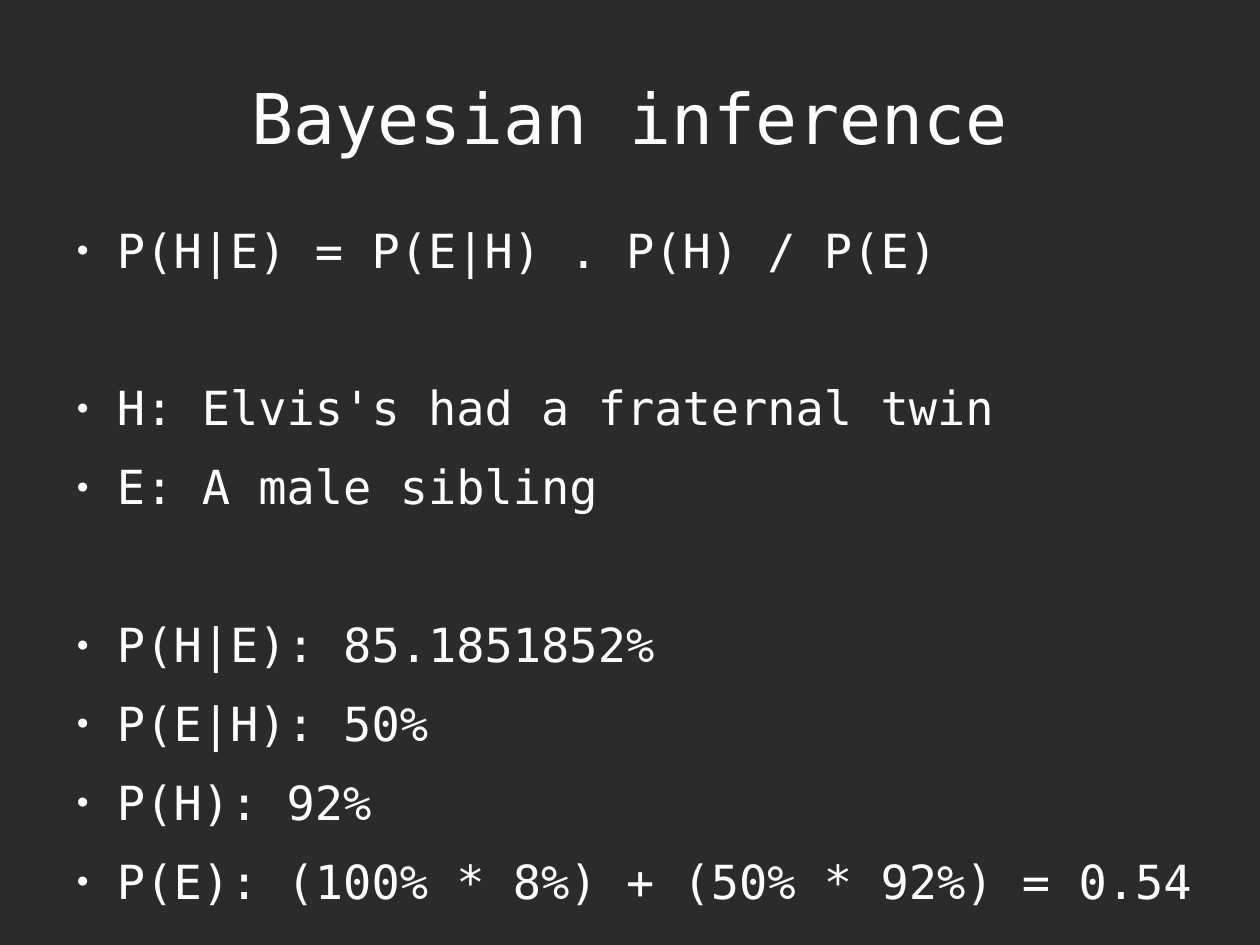
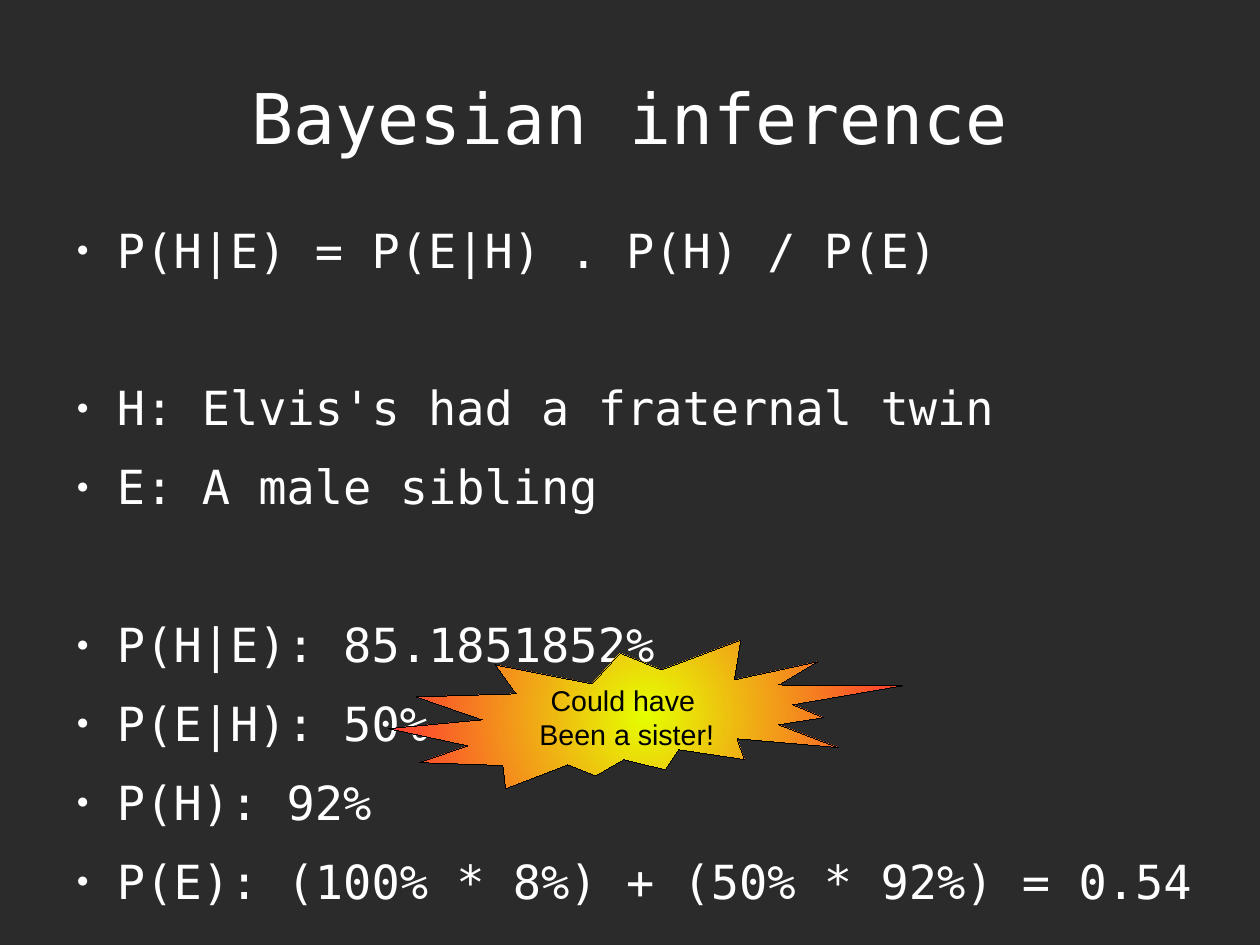
Before and after one commit to richelbilderbeek/Science, a slide deck: slide 14 of Bilderbeek2016Beast/Beast2.odp (slide 17 before the commit). Drawn at 1260x945 pixels with LibreOffice and Linux fonts; fonts in the diff are those of the drawing; background and template pictures are left out; a plain dark background stands for a picture behind light text. Boxes give left, top, right and bottom in pixels: in the first picture for what was removed or moved away, otherwise in the second. Text is boxed around its words. In the diff, an @@ line names an element or a change of style, - is before the commit and + after.

```diff
--- a/Bilderbeek2016Beast/Beast2.odp
+++ b/Bilderbeek2016Beast/Beast2.odp
@@ irregular seal added at (389,640,903,789), fill gradient #E6FF00 to #FF3333, outline #000000 0 pt, 18 pt, text #000000 @@
+Could have
+Been a sister!
```
Also in this commit, not shown: 1 other slide changed, 1 slide added, 1 slide removed, 1 other file.
